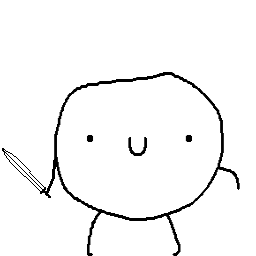
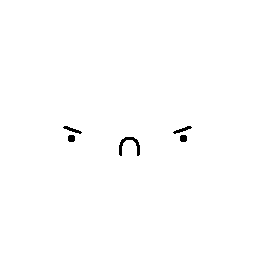
Layer changes from the first 256 x 256 image to the second:
hid "kopia: AttackRight1" over [2, 72, 240, 256]
added layer "BadFace#1" above "Idle #7" over [51, 108, 192, 180]
